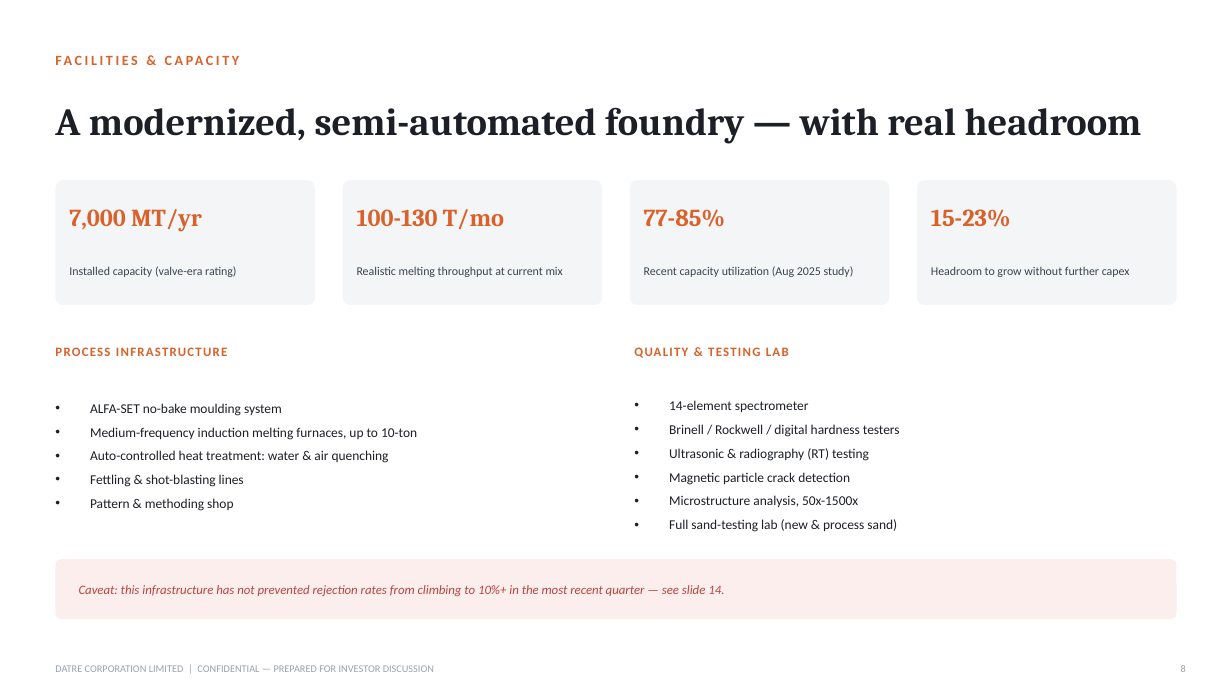
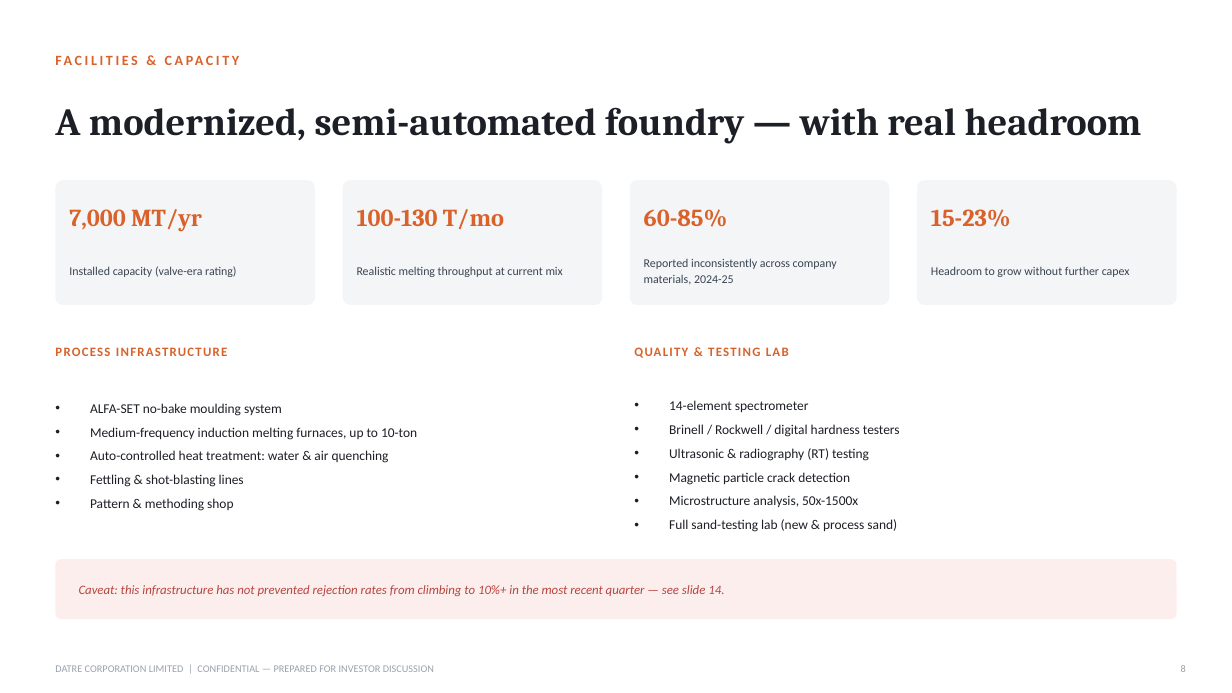
Before and after one commit to indutta/google-drive, a slide deck: slide 8 of investor-pitch/Datre_Corporation_Investor_Pitch.pptx. Drawn at 1232x693 pixels with LibreOffice and Linux fonts; fonts in the diff are those of the drawing. Boxes give left, top, right and bottom in pixels: in the first picture for what was removed or moved away, otherwise in the second. Text is boxed around its words. In the diff, an @@ line names an element or a change of style, - is before the commit and + after.

```diff
--- a/investor-pitch/Datre_Corporation_Investor_Pitch.pptx
+++ b/investor-pitch/Datre_Corporation_Investor_Pitch.pptx
@@ text at [644, 209, 728, 227]: text changed @@
-77-85%
+60-85%
@@ text at [644, 258, 837, 285]: text changed @@
-Recent capacity utilization (Aug 2025 study)
+Reported inconsistently across company materials, 2024-25
```
Also in this commit, not shown: 3 other slides changed, 1 other file.
